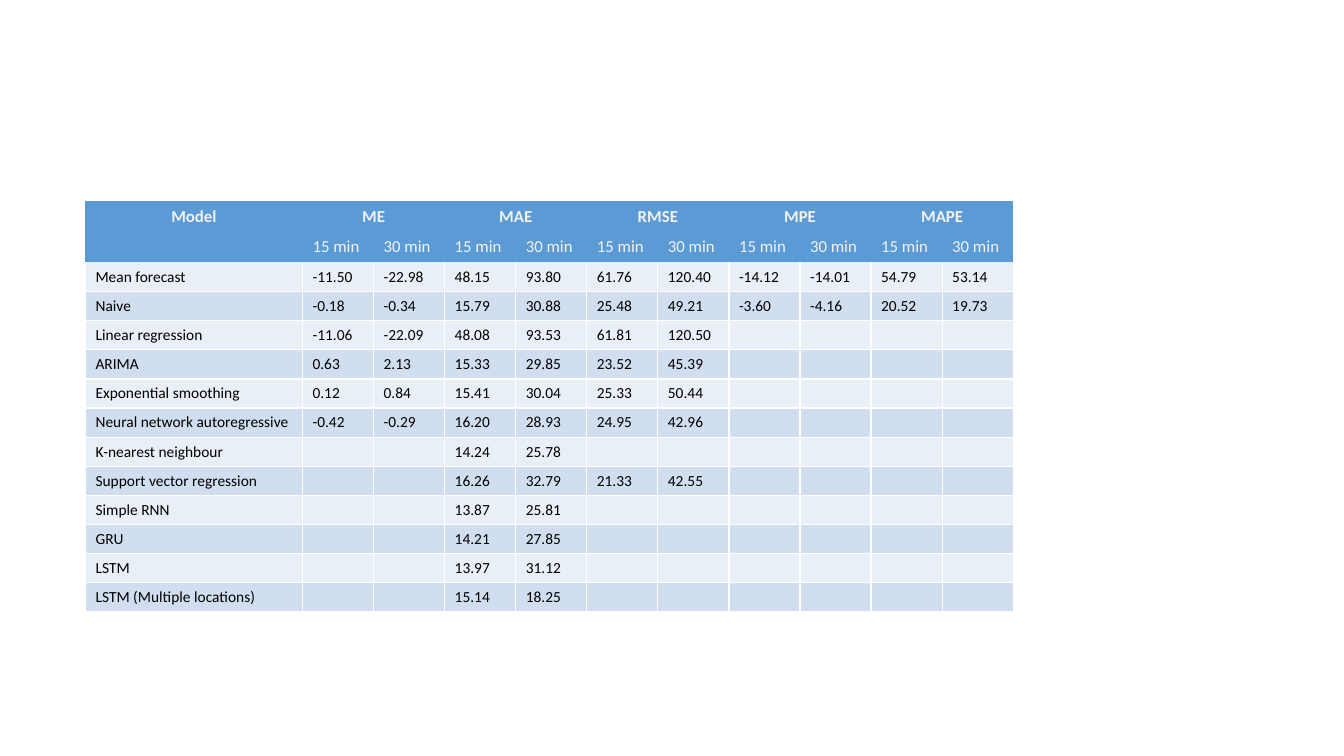
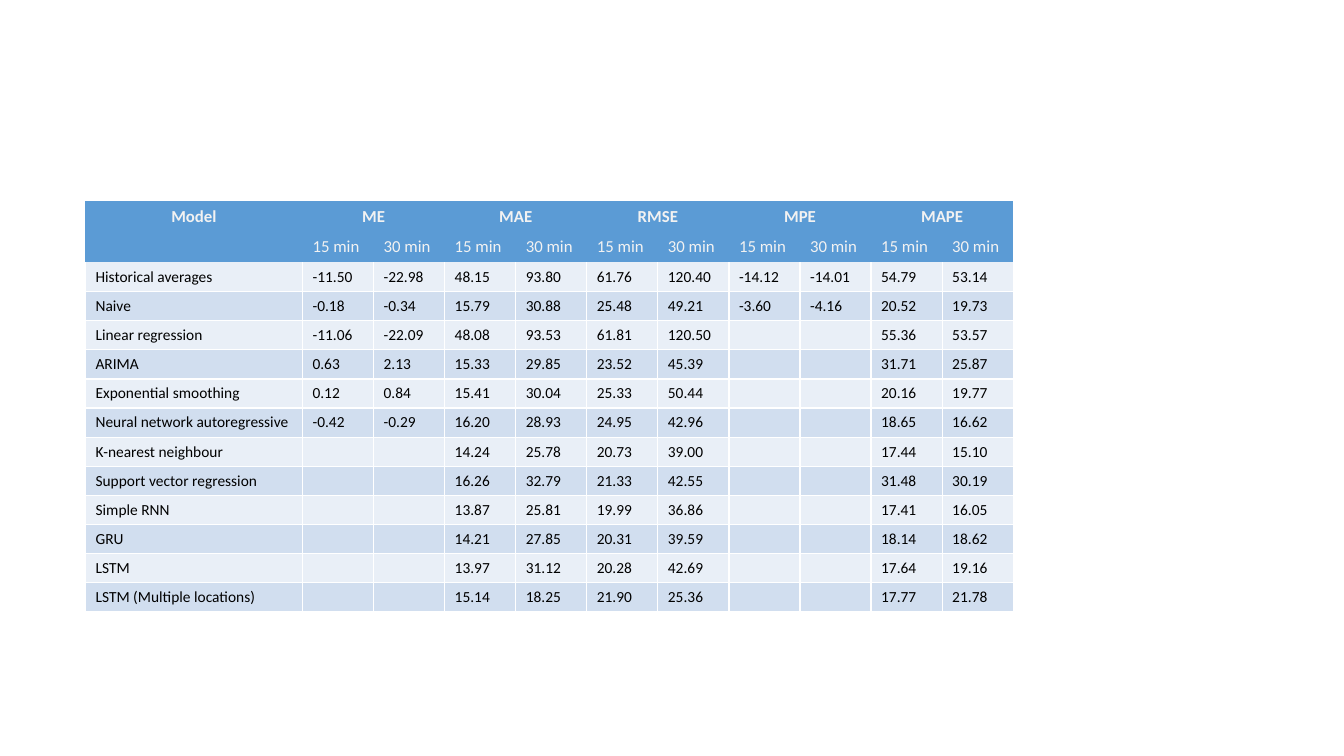
Before and after one commit to adnapibar/ms-research-thesis, a slide deck: slide 4 of latex-thesis/figures.pptx (slide 3 before the commit). Drawn at 1344x756 pixels with LibreOffice and Linux fonts; fonts in the diff are those of the drawing. Boxes give left, top, right and bottom in pixels: in the first picture for what was removed or moved away, otherwise in the second. Text is boxed around its words. In the diff, an @@ line names an element or a change of style, - is before the commit and + after.

```diff
--- a/latex-thesis/figures.pptx
+++ b/latex-thesis/figures.pptx
@@ table at (86, 202, 1018, 609) @@
-row 3, column 1: Mean forecast
+row 3, column 1: Historical averages
-row 5, column 10: 
+row 5, column 10: 55.36
-row 5, column 11: 
+row 5, column 11: 53.57
-row 6, column 10: 
+row 6, column 10: 31.71
-row 6, column 11: 
+row 6, column 11: 25.87
-row 7, column 10: 
+row 7, column 10: 20.16
-row 7, column 11: 
+row 7, column 11: 19.77
-row 8, column 10: 
+row 8, column 10: 18.65
-row 8, column 11: 
+row 8, column 11: 16.62
-row 9: K-nearest neighbour |  |  | 14.24 | 25.78 |  |  |  |  |  | 
+row 9: K-nearest neighbour |  |  | 14.24 | 25.78 | 20.73 | 39.00 |  |  | 17.44 | 15.10
-row 10, column 10: 
+row 10, column 10: 31.48
-row 10, column 11: 
+row 10, column 11: 30.19
-row 11: Simple RNN |  |  | 13.87 | 25.81 |  |  |  |  |  | 
+row 11: Simple RNN |  |  | 13.87 | 25.81 | 19.99 | 36.86 |  |  | 17.41 | 16.05
-row 12: GRU |  |  | 14.21 | 27.85 |  |  |  |  |  | 
+row 12: GRU |  |  | 14.21 | 27.85 | 20.31 | 39.59 |  |  | 18.14 | 18.62
-row 13: LSTM |  |  | 13.97 | 31.12 |  |  |  |  |  | 
+row 13: LSTM |  |  | 13.97 | 31.12 | 20.28 | 42.69 |  |  | 17.64 | 19.16
-row 14: LSTM (Multiple locations) |  |  | 15.14 | 18.25 |  |  |  |  |  | 
+row 14: LSTM (Multiple locations) |  |  | 15.14 | 18.25 | 21.90 | 25.36 |  |  | 17.77 | 21.78
```
Also in this commit, not shown: 1 other slide changed, 3 slides added, 4 other files.
